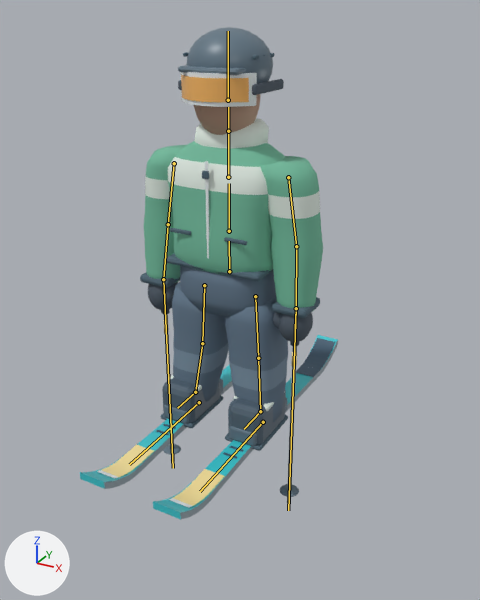
What one commit did to the Blender file ArtSource/Blender/Skier.blend.
The view is the same before and after, from a 50 mm camera at (1.45, -2.54, 1.14) aimed at (0.17, -0.2, -0.03). Arrows for +X, +Y and +Z are at lower left; the lights stay in place. The first picture is the older version. The bones that bend it are drawn over the model as lines.

The first picture shows 'EquipmentPole_L', 'EquipmentPole_R', 'EquipmentSki_L', 'EquipmentSki_R', 'SkierClothing'.
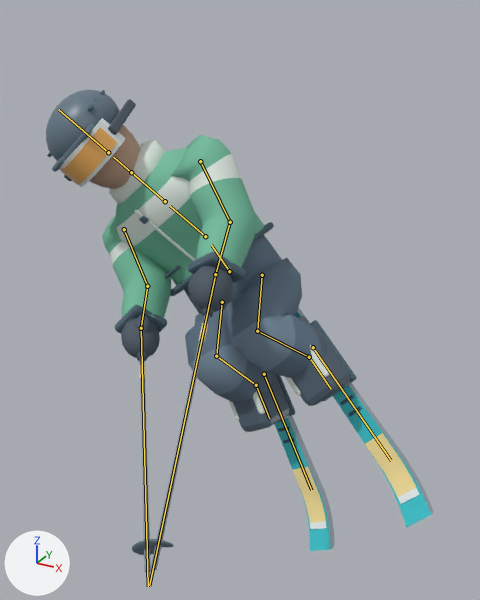
The newer file adds an action. The first version stands in its rest pose; the second is drawn at frame 12 of the action 'Ski_Bail_Start'.

Pixel boxes [x1, y1, x2, y2] of what changed, in the pictures (480 x 600 px):
'SkierClothing', posed (69% wider, 19% shorter)
    before: [140, 27, 323, 451]
    after: [46, 90, 356, 432]
'EquipmentSki_L', posed
    before: [153, 335, 338, 520]
    after: [295, 307, 434, 527]
'EquipmentSki_R', posed
    before: [80, 364, 233, 489]
    after: [275, 414, 335, 551]
'EquipmentPole_L', posed (255% wider, 62% taller)
    before: [280, 342, 299, 504]
    after: [144, 307, 214, 570]
'EquipmentPole_R', posed (48% wider, 46% taller)
    before: [161, 310, 181, 462]
    after: [132, 351, 162, 573]
bone 'Hips', root to tip
    before: (229, 271) to (229, 241)
    after: (229, 271) to (211, 245)
bone 'Spine', root to tip
    before: (229, 231) to (229, 183)
    after: (205, 236) to (170, 206)
bone 'UpperArm_L', root to tip
    before: (288, 177) to (296, 246)
    after: (200, 161) to (230, 222)
bone 'LowerArm_L', root to tip
    before: (296, 246) to (296, 308)
    after: (230, 222) to (215, 274)
bone 'UpperArm_R', root to tip
    before: (174, 163) to (168, 224)
    after: (124, 229) to (147, 286)
bone 'LowerArm_R', root to tip
    before: (168, 224) to (163, 279)
    after: (147, 286) to (141, 328)
bone 'Thigh_L', root to tip
    before: (255, 296) to (258, 358)
    after: (262, 275) to (257, 331)
bone 'Shin_L', root to tip
    before: (258, 358) to (260, 411)
    after: (257, 331) to (309, 357)
bone 'Foot_L', root to tip
    before: (260, 411) to (244, 429)
    after: (309, 357) to (331, 389)
bone 'Thigh_R', root to tip
    before: (204, 285) to (202, 343)
    after: (222, 302) to (216, 356)
bone 'Shin_R', root to tip
    before: (202, 343) to (195, 392)
    after: (216, 356) to (256, 385)
bone 'Foot_R', root to tip
    before: (195, 392) to (177, 408)
    after: (256, 385) to (269, 418)

The change, as a diff of the scene's bpy script:
```diff
--- a/ArtSource/Blender/Skier.blend.py
+++ b/ArtSource/Blender/Skier.blend.py
@@ bone_hips @@
 bone_hips = bpy.data.objects['SkierRig'].pose.bones['Hips']
-bone_hips.rotation_euler = (0.0, 0.0, 0.0)  # degrees (0, 0, 0)
+bone_hips.rotation_euler = (0.0, 0.0, 0.698)  # degrees (0, 0, 40)
@@ bone_spine @@
 bone_spine = bpy.data.objects['SkierRig'].pose.bones['Spine']  # child of 'Hips'
-bone_spine.rotation_euler = (0.0, 0.0, 0.0)  # degrees (0, 0, 0)
+bone_spine.rotation_euler = (0.436, 0.0, 0.0)  # degrees (25, 0, 0)
@@ bone_upperarm_l @@
 bone_upperarm_l = bpy.data.objects['SkierRig'].pose.bones['UpperArm_L']  # child of 'Chest'
-bone_upperarm_l.rotation_euler = (0.0, 0.0, 0.0)  # degrees (0, 0, 0)
+bone_upperarm_l.rotation_euler = (-0.733, 0.0, 0.0)  # degrees (-42, 0, 0)
@@ bone_lowerarm_l @@
 bone_lowerarm_l = bpy.data.objects['SkierRig'].pose.bones['LowerArm_L']  # child of 'UpperArm_L'
-bone_lowerarm_l.rotation_euler = (0.0, 0.0, 0.0)  # degrees (0, 0, 0)
+bone_lowerarm_l.rotation_euler = (-0.611, 0.0, 0.0)  # degrees (-35, 0, 0)
@@ bone_upperarm_r @@
 bone_upperarm_r = bpy.data.objects['SkierRig'].pose.bones['UpperArm_R']  # child of 'Chest'
-bone_upperarm_r.rotation_euler = (0.0, 0.0, 0.0)  # degrees (0, 0, 0)
+bone_upperarm_r.rotation_euler = (-0.733, 0.0, 0.0)  # degrees (-42, 0, 0)
@@ bone_lowerarm_r @@
 bone_lowerarm_r = bpy.data.objects['SkierRig'].pose.bones['LowerArm_R']  # child of 'UpperArm_R'
-bone_lowerarm_r.rotation_euler = (0.0, 0.0, 0.0)  # degrees (0, 0, 0)
+bone_lowerarm_r.rotation_euler = (-0.611, 0.0, 0.0)  # degrees (-35, 0, 0)
@@ bone_thigh_l @@
 bone_thigh_l = bpy.data.objects['SkierRig'].pose.bones['Thigh_L']  # child of 'Hips'
-bone_thigh_l.rotation_euler = (0.0, 0.0, 0.0)  # degrees (0, 0, 0)
+bone_thigh_l.rotation_euler = (-0.96, 0.0, 0.0)  # degrees (-55, 0, 0)
@@ bone_shin_l @@
 bone_shin_l = bpy.data.objects['SkierRig'].pose.bones['Shin_L']  # child of 'Thigh_L'
-bone_shin_l.rotation_euler = (0.0, 0.0, 0.0)  # degrees (0, 0, 0)
+bone_shin_l.rotation_euler = (1.658, 0.0, 0.0)  # degrees (95, 0, 0)
@@ bone_foot_l @@
 bone_foot_l = bpy.data.objects['SkierRig'].pose.bones['Foot_L']  # child of 'Shin_L'
-bone_foot_l.rotation_euler = (0.0, 0.0, 0.0)  # degrees (0, 0, 0)
+bone_foot_l.rotation_euler = (-0.698, 0.0, 0.0)  # degrees (-40, 0, 0)
@@ bone_thigh_r @@
 bone_thigh_r = bpy.data.objects['SkierRig'].pose.bones['Thigh_R']  # child of 'Hips'
-bone_thigh_r.rotation_euler = (0.0, 0.0, 0.0)  # degrees (0, 0, 0)
+bone_thigh_r.rotation_euler = (-0.96, 0.0, 0.0)  # degrees (-55, 0, 0)
@@ bone_shin_r @@
 bone_shin_r = bpy.data.objects['SkierRig'].pose.bones['Shin_R']  # child of 'Thigh_R'
-bone_shin_r.rotation_euler = (0.0, 0.0, 0.0)  # degrees (0, 0, 0)
+bone_shin_r.rotation_euler = (1.658, 0.0, 0.0)  # degrees (95, 0, 0)
@@ bone_foot_r @@
 bone_foot_r = bpy.data.objects['SkierRig'].pose.bones['Foot_R']  # child of 'Shin_R'
-bone_foot_r.rotation_euler = (0.0, 0.0, 0.0)  # degrees (0, 0, 0)
+bone_foot_r.rotation_euler = (-0.698, 0.0, 0.0)  # degrees (-40, 0, 0)
```
